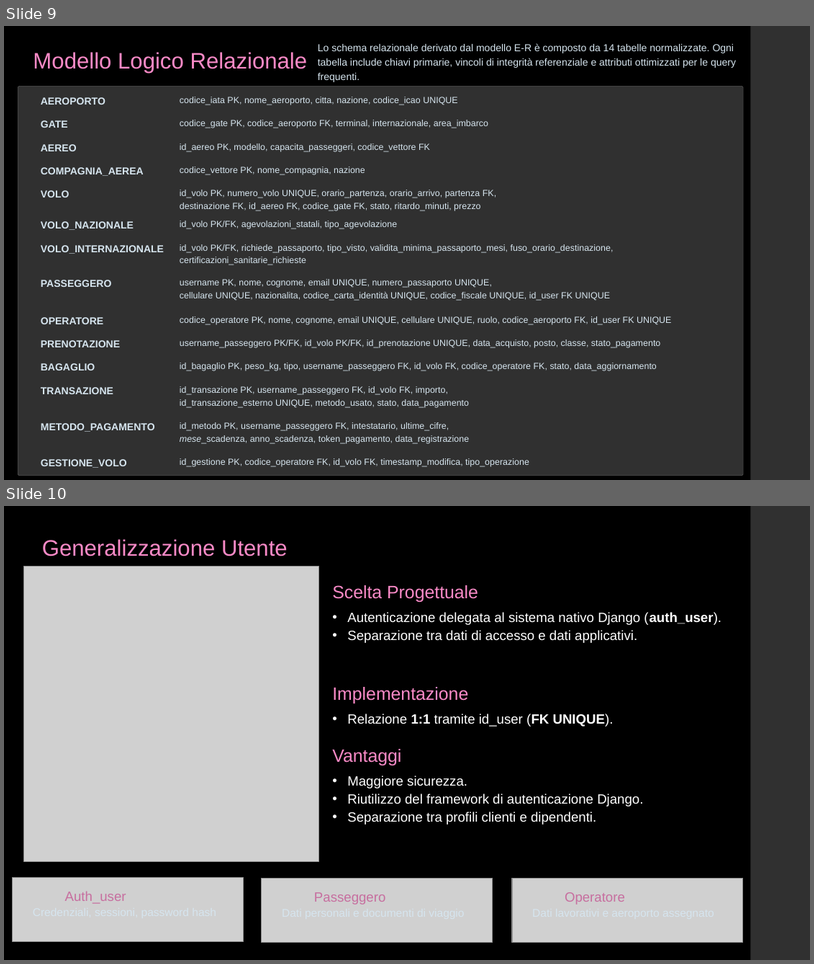
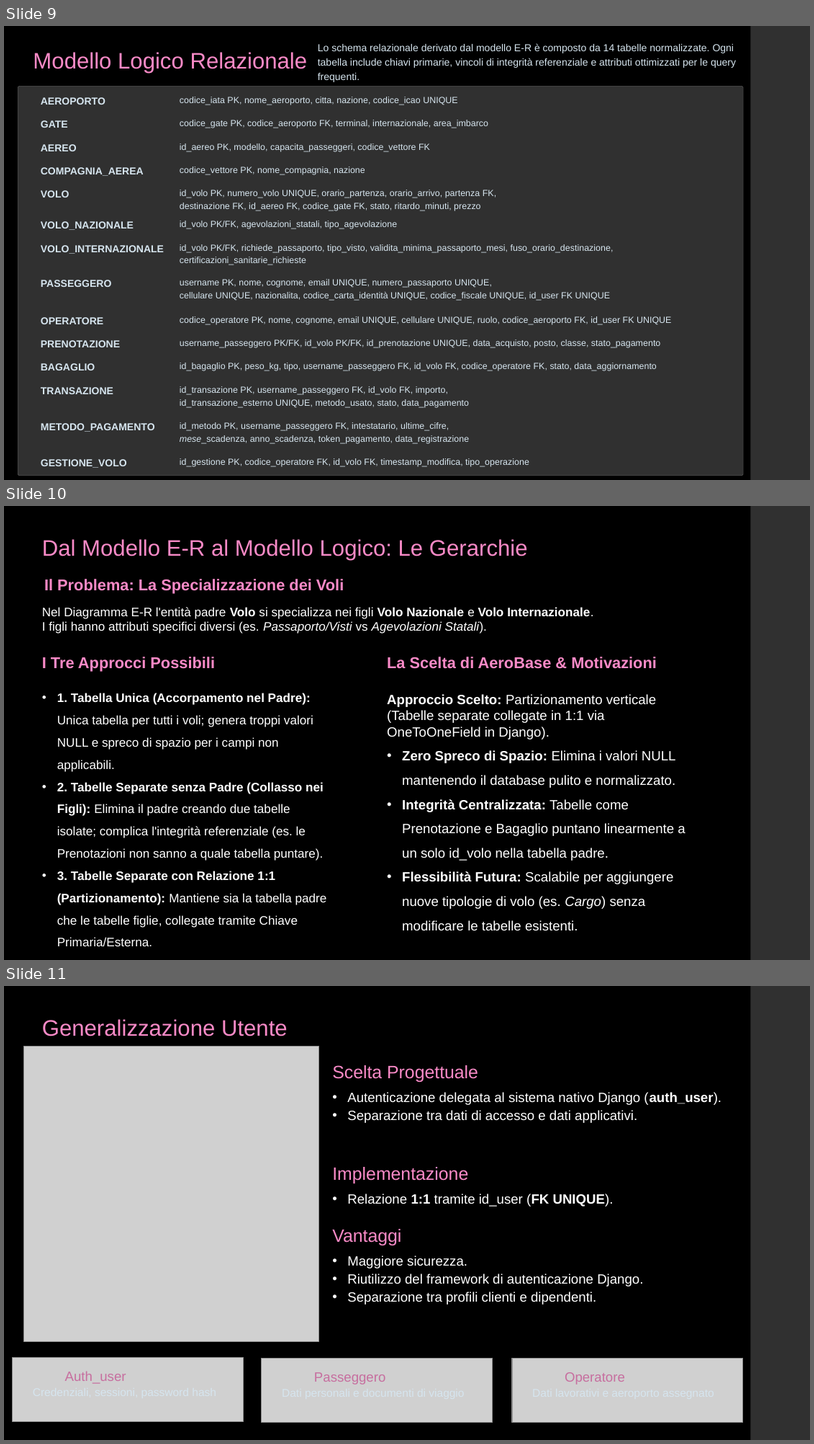
Before and after one commit to martilumastro/aerobase, a slide deck: docs/Presentazione AeroBase.pptx. Shown one above the other, each under a label of ours: slides 9 and 10 before the commit, slides 9, 10 and 11 after it. The pictures are 814x964 and 814x1444 pixels, drawn with LibreOffice and Linux fonts; fonts in the diff are those of the drawing; grey boxes stand for pictures. Boxes give left, top, right and bottom in pixels: in the first picture for what was removed or moved away, otherwise in the second. Text is boxed around its words. In the diff, an @@ line names an element or a change of style, - is before the commit and + after.

```diff
--- a/docs/Presentazione AeroBase.pptx
+++ b/docs/Presentazione AeroBase.pptx
@@ slide 10 added at [4, 506, 810, 960], background #000000; not listed: 1 template element that a slide beside it also shows @@
@@ text added at [42, 539, 528, 560], 20 pt, text #F98AC7 @@
+Dal Modello E-R al Modello Logico: Le Gerarchie
@@ text added at [44, 579, 344, 593], 14 pt, text #F98AC7, bold @@
+Il Problema: La Specializzazione dei Voli
@@ text added at [42, 607, 594, 633], 11 pt, text #FFFFFF @@
+Nel Diagramma E-R l'entità padre Volo si specializza nei figli Volo Nazionale e Volo Internazionale.
+I figli hanno attributi specifici diversi (es. Passaporto/Visti vs Agevolazioni Statali).
@@ text added at [42, 656, 215, 671], 14 pt, text #F98AC7, bold @@
+I Tre Approcci Possibili
@@ text added at [387, 656, 657, 669], 14 pt, text #F98AC7, bold @@
+La Scelta di AeroBase & Motivazioni
@@ text added at [57, 692, 327, 946], 11 pt, text #FFFFFF @@
+• 1. Tabella Unica (Accorpamento nel Padre): Unica tabella per tutti i voli; genera troppi valori NULL e spreco di spazio per i campi non applicabili.
+• 2. Tabelle Separate senza Padre (Collasso nei Figli): Elimina il padre creando due tabelle isolate; complica l'integrità referenziale (es. le Prenotazioni non sanno a quale tabella puntare).
+• 3. Tabelle Separate con Relazione 1:1 (Partizionamento): Mantiene sia la tabella padre che le tabelle figlie, collegate tramite Chiave Primaria/Esterna.
@@ text added at [387, 694, 685, 931], 12 pt, text #FFFFFF @@
+Approccio Scelto: Partizionamento verticale (Tabelle separate collegate in 1:1 via OneToOneField in Django).
+• Zero Spreco di Spazio: Elimina i valori NULL mantenendo il database pulito e normalizzato.
+• Integrità Centralizzata: Tabelle come Prenotazione e Bagaglio puntano linearmente a un solo id_volo nella tabella padre.
+• Flessibilità Futura: Scalabile per aggiungere nuove tipologie di volo (es. Cargo) senza modificare le tabelle esistenti.
@@ what was slide 10 is now slide 11 @@
```
Also in this commit, not shown: 1 other file.
